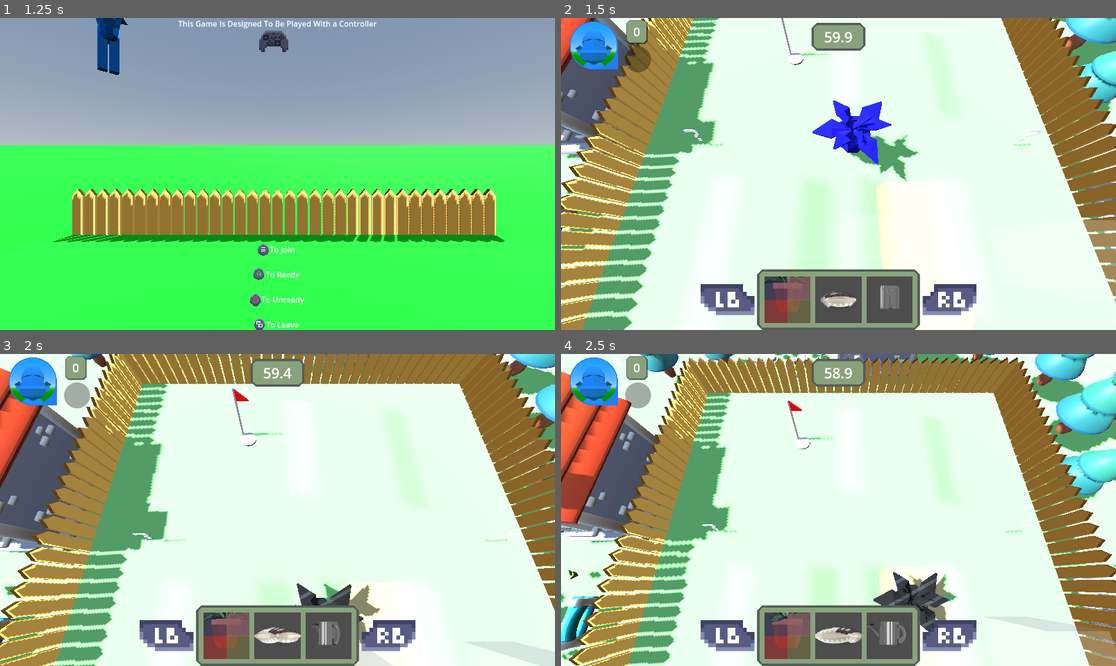
Above: before the commit, frames 1-4 (two rows, left to right).
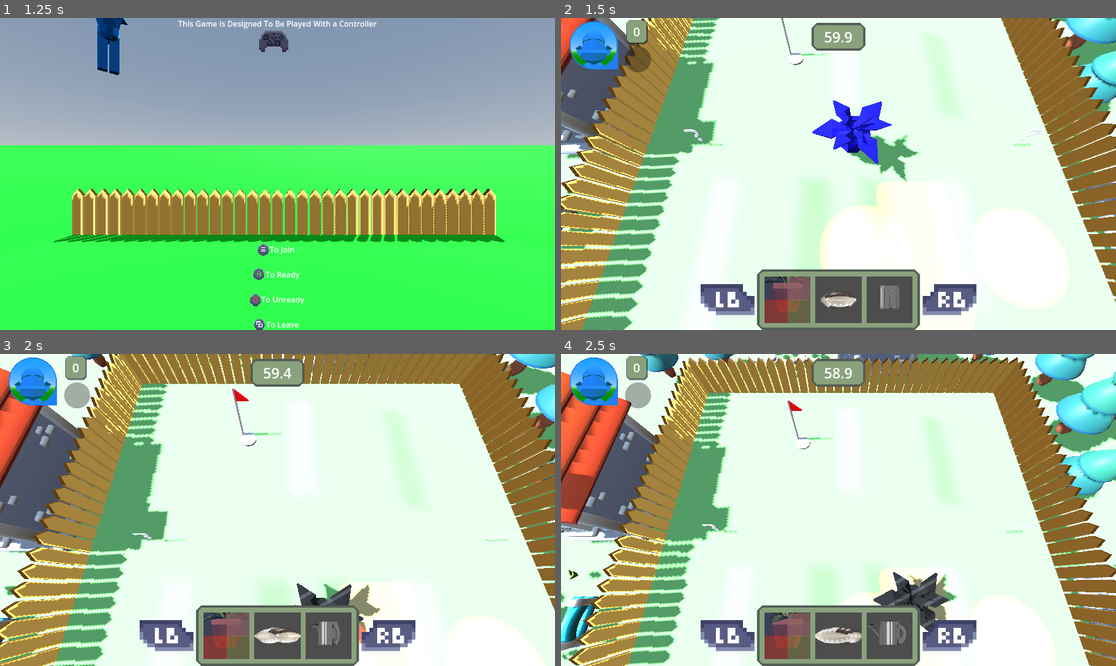
Above: after the commit, the same moments.

Repository: ronincampbell/GDS2Project
Game: Godot game, scene res://maps/lobby.tscn
The game is run twice, just before and just after one commit, with the same random seed, the same clock (stepped at 60 frames per second) and the same inputs. The engine's default icon, where the game draws it, is replaced by a stand-in: a white triangle on a blue panel in a dark square.
Inputs (mouse positions are in pixels of both pictures, inside the frame that each line leads up to):
- Up to frame 1 (1.25 s): tap Enter (KeyboardJoin) at 0.5 s; move the mouse to (399, 158) at 0.52 s; hold D (PlayerRight) from 0.53 s (still down); hold Enter (KeyboardJoin) from 0.53 s (still down); click (399, 158) at 0.67 s
- Up to frame 2 (1.5 s): move the mouse to (727, 189) at 1.27 s; release D (PlayerRight) at 1.28 s; release Enter (KeyboardJoin) at 1.28 s; hold S (PlayerDown) from 1.28 s (still down); tap E (PlayerInteract) at 1.35 s
- Up to frame 3 (2 s): keep holding S (PlayerDown)
- Up to frame 4 (2.5 s): move the mouse to (894, 441) at 2.02 s; release S (PlayerDown) at 2.03 s; hold D (PlayerRight) from 2.03 s (still down); tap Q at 2.1 s

Frame 1 is identical in both runs. In frame 2, 1.9% of the frame differs, in the area x 46-100%, y 59-91%; in frame 3, 0.7%; in frame 4, 1.0%.

Commit message:
Club and ball markers have spotlight too
As a player, I would like to see where I can't place my props so I don't get confused when I am unable to place a prop in a specific position

Diff:
--- a/CoreObjects/ball_spawn_marker.tscn
+++ b/CoreObjects/ball_spawn_marker.tscn
@@ -1,4 +1,7 @@
-[gd_scene load_steps=5 format=3 uid="uid://cfr5kki42eooe"]
+[gd_scene load_steps=7 format=3 uid="uid://cfr5kki42eooe"]
+
+[ext_resource type="Script" uid="uid://1023xxdm1u11" path="res://scripts/player_spawn_marker.gd" id="1_cmdxs"]
+[ext_resource type="Texture2D" uid="uid://4twwll7ny37c" path="res://models/marker/marker_cookie.png" id="1_ivv0k"]
 
 [sub_resource type="BoxShape3D" id="BoxShape3D_flt8v"]
 size = Vector3(2, 3.17885, 2)
@@ -16,6 +19,7 @@
 size = Vector3(2, 3.17885, 2)
 
 [node name="BallSpawnMarker" type="Marker3D" groups=["BallSpawnMarkers"]]
+script = ExtResource("1_cmdxs")
 
 [node name="PropDenialArea" type="Area3D" parent="."]
 collision_layer = 16
@@ -27,4 +31,16 @@
 
 [node name="MeshInstance3D" type="MeshInstance3D" parent="PropDenialArea"]
 transform = Transform3D(1, 0, 0, 0, 1, 0, 0, 0, 1, 0, 1.5939, 0)
+visible = false
 mesh = SubResource("BoxMesh_cmdxs")
+
+[node name="SpotLight3D" type="SpotLight3D" parent="."]
+transform = Transform3D(1, 0, 0, 0, -4.37114e-08, 1, 0, -1, -4.37114e-08, 0, 3.23298, 0)
+light_color = Color(0.907263, 0, 0.175923, 1)
+light_energy = 16.0
+light_indirect_energy = 0.0
+light_projector = ExtResource("1_ivv0k")
+light_size = 0.115
+shadow_enabled = true
+spot_range = 8.0
+spot_angle = 30.0
--- a/CoreObjects/club_spawn_marker.tscn
+++ b/CoreObjects/club_spawn_marker.tscn
@@ -1,4 +1,7 @@
-[gd_scene load_steps=5 format=3 uid="uid://dyoyq245t0u2w"]
+[gd_scene load_steps=7 format=3 uid="uid://dyoyq245t0u2w"]
+
+[ext_resource type="Texture2D" uid="uid://4twwll7ny37c" path="res://models/marker/marker_cookie.png" id="1_xywwi"]
+[ext_resource type="Script" uid="uid://1023xxdm1u11" path="res://scripts/player_spawn_marker.gd" id="1_yyu87"]
 
 [sub_resource type="BoxShape3D" id="BoxShape3D_m1c6m"]
 size = Vector3(2, 3.17885, 2)
@@ -16,6 +19,7 @@
 size = Vector3(2, 3.17885, 2)
 
 [node name="ClubSpawnMarker" type="Marker3D" groups=["ClubSpawnMarkers"]]
+script = ExtResource("1_yyu87")
 
 [node name="PropDenialArea" type="Area3D" parent="."]
 collision_layer = 16
@@ -27,4 +31,16 @@
 
 [node name="MeshInstance3D" type="MeshInstance3D" parent="PropDenialArea"]
 transform = Transform3D(1, 0, 0, 0, 1, 0, 0, 0, 1, 0, 1.5939, 0)
+visible = false
 mesh = SubResource("BoxMesh_yyu87")
+
+[node name="SpotLight3D" type="SpotLight3D" parent="."]
+transform = Transform3D(1, 0, 0, 0, -4.37114e-08, 1, 0, -1, -4.37114e-08, 0, 3.1517, 0)
+light_color = Color(0.907263, 0, 0.175923, 1)
+light_energy = 16.0
+light_indirect_energy = 0.0
+light_projector = ExtResource("1_xywwi")
+light_size = 0.115
+shadow_enabled = true
+spot_range = 8.0
+spot_angle = 32.0
--- a/CoreObjects/player_spawn_marker.tscn
+++ b/CoreObjects/player_spawn_marker.tscn
@@ -38,6 +38,7 @@
 transform = Transform3D(1, 0, 0, 0, -4.37114e-08, 1, 0, -1, -4.37114e-08, 0, 2.06513, 0)
 light_color = Color(0.907263, 0, 0.175923, 1)
 light_energy = 16.0
+light_indirect_energy = 0.0
 light_projector = ExtResource("1_y15p2")
 light_size = 0.115
 shadow_enabled = true
--- a/scripts/game_manager.gd
+++ b/scripts/game_manager.gd
@@ -54,8 +54,10 @@
 			prop_placement_ui.visible = false
 			mode = "playing"
 			for marker in get_tree().get_nodes_in_group("BallSpawnMarkers"):
+				marker.set_visibility(false)
 				_place_object(golf_ball, marker.global_position+ball_spawn_offset)
 			for marker in get_tree().get_nodes_in_group("ClubSpawnMarkers"):
+				marker.set_visibility(false)
 				_place_object(golf_club, marker.global_position+club_spawn_offset)
 			var available_spawns: Array = get_tree().get_nodes_in_group("PlayerSpawnMarkers")
 			for player_num in ControllerManager.device_players.values():
